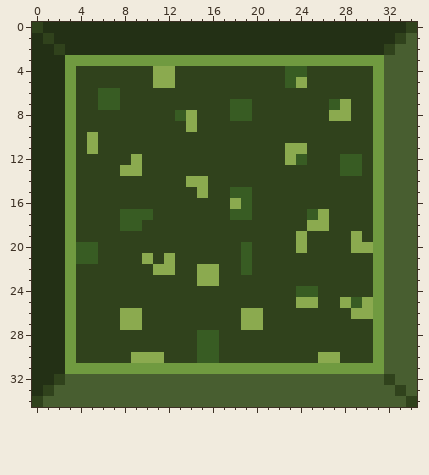
Two versions of one pixel-art sprite, moveablewall.png. This is how it looked before the edit.
The file is 35x35 pixels.
After the commit:
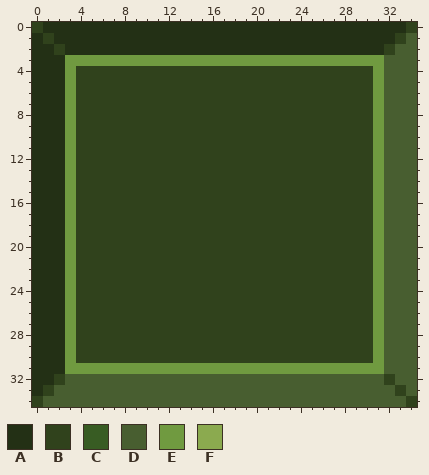
Palette (. is transparent): A #233015  B #30421c  C #385c23  D #485e30  E #709a40  F #8baa4f
Difference:
The edit turns colour C into colour B in row 4 at x 23 to 24; in row 5 at x 23; in row 6 at x 6 to 7; in row 7 at x 6 to 7, 18 to 19 and 27; in row 8 at x 13 and 18 to 19; in row 12 at x 24 and 28 to 29.
The edit turns colour C into colour B in row 13 at x 28 to 29; in row 15 at x 18 to 19; in row 16 at x 19; in row 17 at x 8 to 10, 18 to 19 and 25; in row 18 at x 8 to 9; in rows 20 to 21 at x 4 to 5 and 19.
The edit turns colour C into colour B in row 22 at x 19; in row 24 at x 24 to 25; in row 25 at x 29; in rows 28 to 30 at x 15 to 16.
The edit turns colour F into colour B in row 4 at x 11 to 12; in row 5 at x 11 to 12 and 24; in row 7 at x 28; in row 8 at x 14 and 27 to 28; in row 9 at x 14; in row 10 at x 5.
The edit turns colour F into colour B in row 11 at x 5 and 23 to 24; in row 12 at x 9 and 23; in row 13 at x 8 to 9; in row 14 at x 14 to 15; in row 15 at x 15; in row 16 at x 18.
The edit turns colour F into colour B in row 17 at x 26; in row 18 at x 25 to 26; in row 19 at x 24 and 29; in row 20 at x 24 and 29 to 30; in row 21 at x 10 and 12; in row 22 at x 11 to 12 and 15 to 16.
The edit turns colour F into colour B in row 23 at x 15 to 16; in row 25 at x 24 to 25, 28 and 30; in row 26 at x 8 to 9, 19 to 20 and 29 to 30; in row 27 at x 8 to 9 and 19 to 20; in row 30 at x 9 to 11 and 26 to 27.
Where, in picture pixels (left, top, right, bottom), the same in both pictures:
changed: (76, 66, 373, 363)
